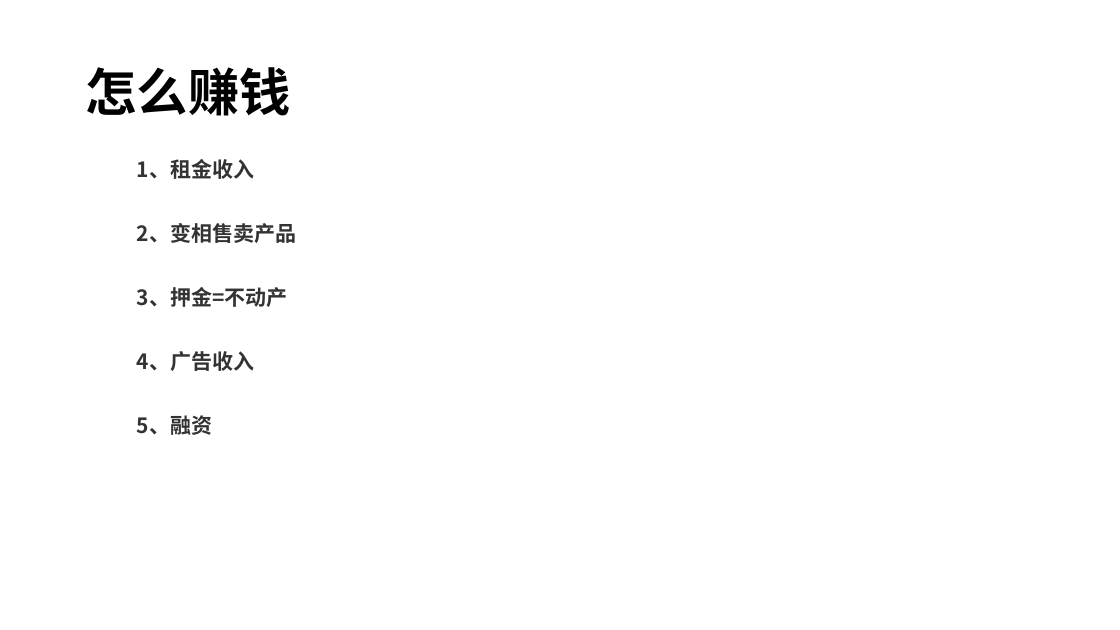
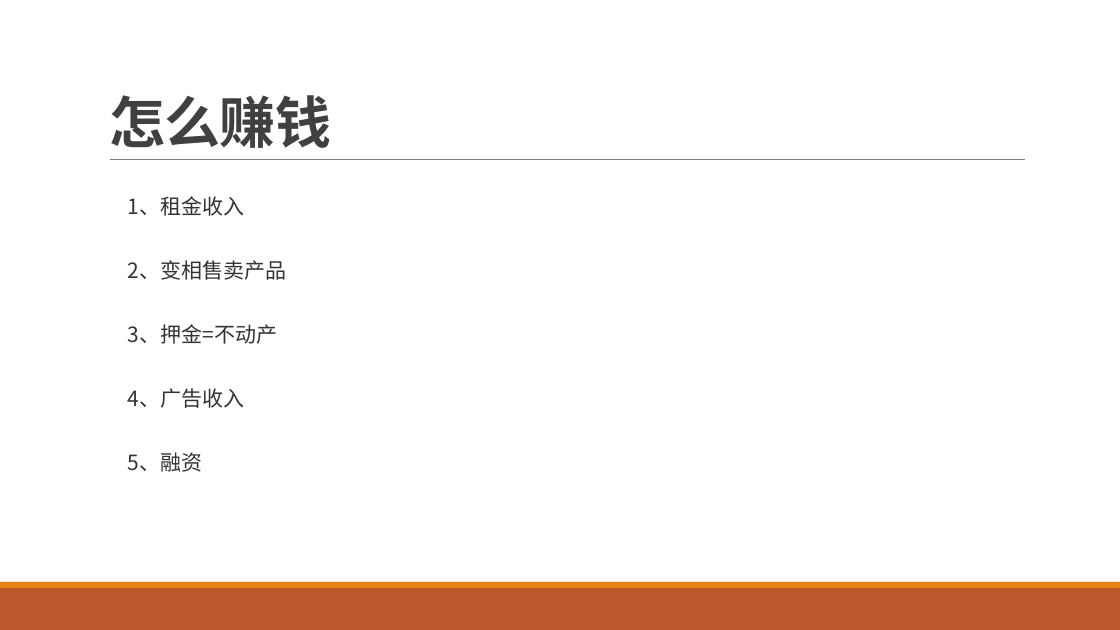
Before and after one commit to FredJiangFei/MyDocuments, a slide deck: slide 10 of 共享项目.pptx (slide 13 before the commit). Drawn at 1120x630 pixels with LibreOffice and Linux fonts; fonts in the diff are those of the drawing. Boxes give left, top, right and bottom in pixels: in the first picture for what was removed or moved away, otherwise in the second. Text is boxed around its words. In the diff, an @@ line names an element or a change of style, - is before the commit and + after.

```diff
--- a/共享项目.pptx
+++ b/共享项目.pptx
@@ title "怎么赚钱" moved from (x1=85, y1=67, x2=290, y2=116) to (x1=109, y1=95, x2=331, y2=148) @@
@@ title "怎么赚钱" at (x1=109, y1=95, x2=331, y2=148): size 44 to 48 pt, font Noto Sans CJK SC to Calibri, text colour #000000 to #404040, letter spacing 0 to -0.5 pt; line spacing 0.9 to 0.85; vertical alignment middle to bottom @@
@@ line added from (110, 160) to (1026, 160), #808080 0.5 pt @@
@@ text "1、租金收入" moved from (x1=137, y1=159, x2=254, y2=179) to (x1=128, y1=196, x2=245, y2=216) @@
@@ text "2、变相售卖产品" moved from (x1=137, y1=223, x2=296, y2=243) to (x1=128, y1=260, x2=287, y2=280) @@
@@ text "3、押金=不动产" moved from (x1=137, y1=287, x2=288, y2=307) to (x1=128, y1=324, x2=277, y2=344) @@
@@ text "4、广告收入" moved from (x1=137, y1=351, x2=254, y2=371) to (x1=128, y1=388, x2=245, y2=408) @@
@@ bold off; line spacing 1 to 1.5 in 5 elements at (x1=128, y1=260, x2=287, y2=280), (x1=128, y1=324, x2=277, y2=344), (x1=128, y1=388, x2=245, y2=408), (x1=128, y1=196, x2=245, y2=216), (x1=128, y1=452, x2=203, y2=472) @@
@@ text "5、融资" moved from (x1=137, y1=415, x2=212, y2=435) to (x1=128, y1=452, x2=203, y2=472) @@
@@ rectangle added at (x1=0, y1=588, x2=1120, y2=630), fill #BD582C @@
@@ rectangle added at (x1=0, y1=582, x2=1120, y2=588), fill #E48312 @@
```
Also in this commit, not shown: 12 other slides changed, 2 slides added, 7 slides removed, 1 other file.
